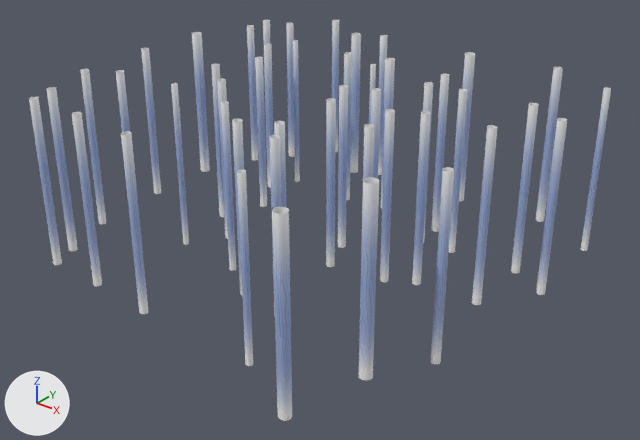
Two versions of the glTF model scenery/trees.glb, one commit apart.
Both versions are drawn from a 50 mm camera at (75.3, -90.6, 60.9) aimed at (3.7, -1.1, 5.4). Arrows for +X, +Y and +Z are at lower left; the lights stay in place. Vertices at the same position are counted once.

Names of what the first picture shows: 'trees'.
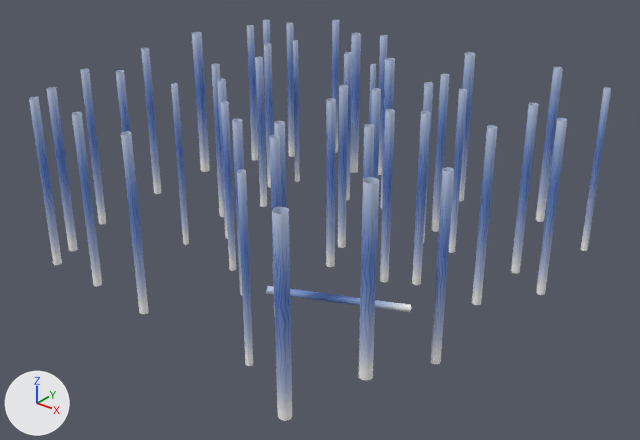
Changed parts and their boxes (x1, y1, x2, y2) in the pictures (640 x 440 px):
```json
{"object": "trees", "change": "surface changed, reshaped", "before": [29, 20, 611, 421], "after": [29, 20, 611, 421]}
{"part": 1, "of": "me_cylinder_002", "change": "added", "after": [266, 286, 411, 312], "on screen": "blue"}
{"part": 2, "of": "me_cylinder_002", "change": "surface changed", "before": [29, 20, 611, 358], "after": [29, 20, 611, 358]}
```

Edits to the scene script, one JSON object a line:
```json
{"op": "add", "block": "img_mask_game_tree_pattern_v2_1", "code": ["img_mask_game_tree_pattern_v2_1 = load_image('mask-game_tree-pattern-v2', '_unpacked/mask-game_tree-pattern-v2', 512, 512, 'sRGB')"]}
{"op": "set", "path": "mat_tree.texture", "old": "img_mask_game_tree_pattern_v2", "new": "img_mask_game_tree_pattern_v2_1"}
{"block": "me_cylinder_002", "where": "# used by ob_trees; location = (0.0, 0.0, 0.0)"}
{"op": "remove", "block": "me_cylinder_002", "code": "me_cylinder_002.from_pydata(...)  # 2944 vertices, 2944 faces; spans x -33.2..34.3, y -33.2..33.6, z -0.8..24.4"}
{"op": "add", "block": "me_cylinder_002", "code": "me_cylinder_002.from_pydata(...)  # 3008 vertices, 3008 faces; spans x -33.2..34.3, y -33.2..33.6, z -1.5..24.4"}
{"block": "me_cylinder_002", "change": "me_cylinder_002 part 1: the loose piece of 64 vertices spanning x 15.9..17.1, y -8.2..-7.0, z -0.2..24.4 is copied, and the copy is multiplied about its middle by the matrix ((-0.324, 0.415, -0.573), (0.178, -0.562, -0.508), (-0.685, -0.342, 0.139)), then moved by (-2.1, -2.9, -11.4); it spans x 7.1..21.9, y -17.1..-3.8, z -1.5..2.9"}
{"block": "me_cylinder_002", "change": "me_cylinder_002 part 2: 2484 kept faces spanning x -33.2..34.3, y -33.2..33.6, z -0.8..24.4 get new texture (UV) coordinates"}
```
